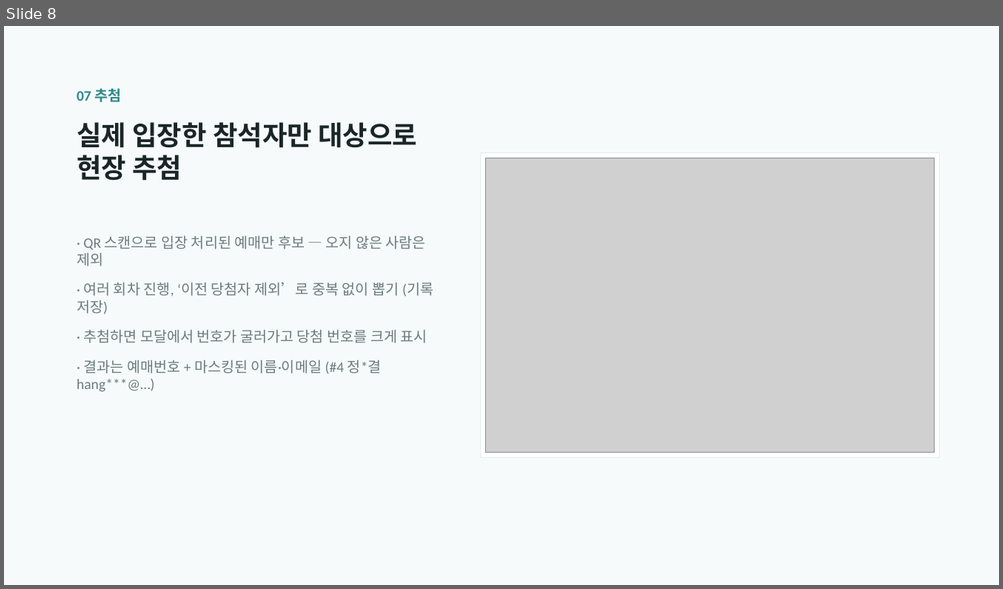
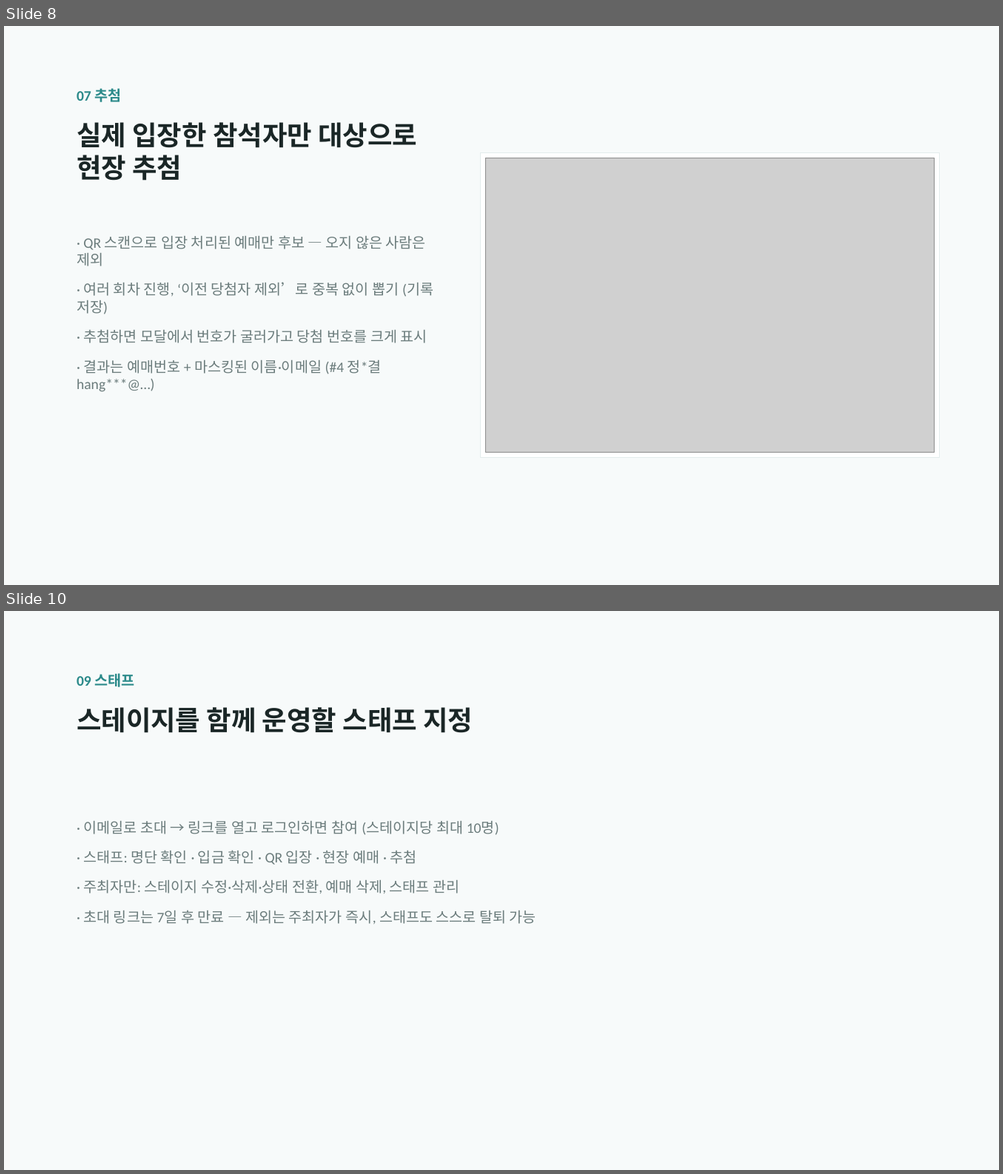
Before and after one commit to stothey0804/ustage, a slide deck: docs/어스테이지-소개.pptx. Shown one above the other, each under a label of ours: slide 8 before the commit, slides 8 and 10 after it; the slides between them are not shown. The pictures are 1003x589 and 1003x1174 pixels, drawn with LibreOffice and Linux fonts; fonts in the diff are those of the drawing; grey boxes stand for pictures. Boxes give left, top, right and bottom in pixels: in the first picture for what was removed or moved away, otherwise in the second. Text is boxed around its words. In the diff, an @@ line names an element or a change of style, - is before the commit and + after.

```diff
--- a/docs/어스테이지-소개.pptx
+++ b/docs/어스테이지-소개.pptx
@@ slide 10 added at [4,611,999,1170], background #F7FAFA @@
@@ text added at [77,673,472,733], 26 pt, text #1A2626, bold @@
+09 스태프
+스테이지를 함께 운영할 스태프 지정
@@ text added at [83,820,536,924], 14 pt, text #6B7C7C @@
+· 이메일로 초대 → 링크를 열고 로그인하면 참여 (스테이지당 최대 10명)
+· 스태프: 명단 확인 · 입금 확인 · QR 입장 · 현장 예매 · 추첨
+· 주최자만: 스테이지 수정·삭제·상태 전환, 예매 삭제, 스태프 관리
+· 초대 링크는 7일 후 만료 — 제외는 주최자가 즉시, 스태프도 스스로 탈퇴 가능
```
Also in this commit, not shown: 2 slides changed, 1 other slide added, 1 other file.
